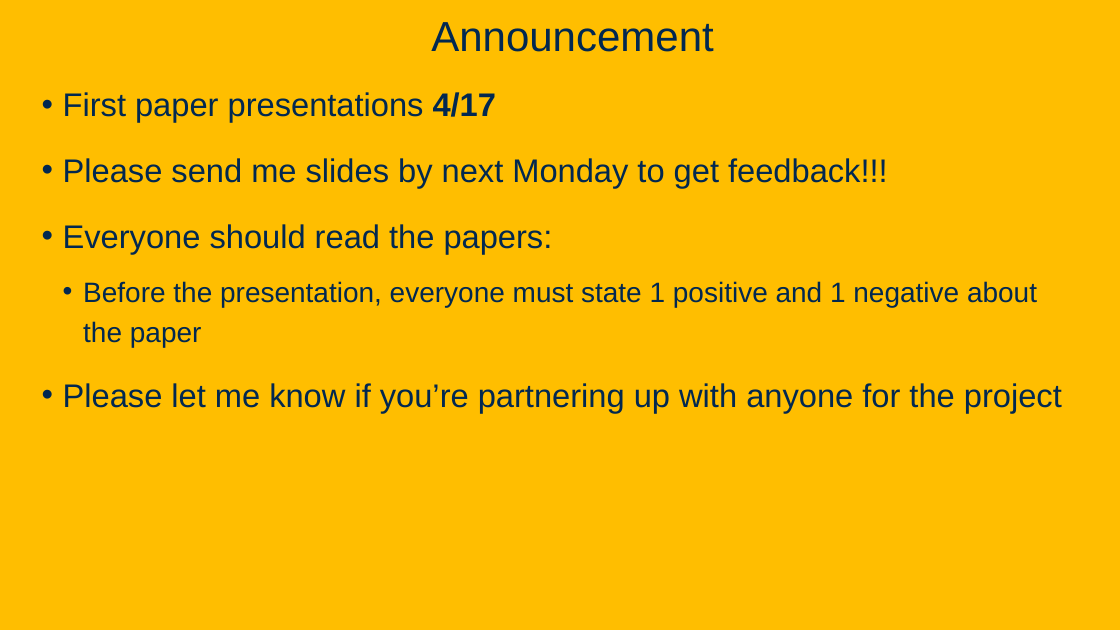
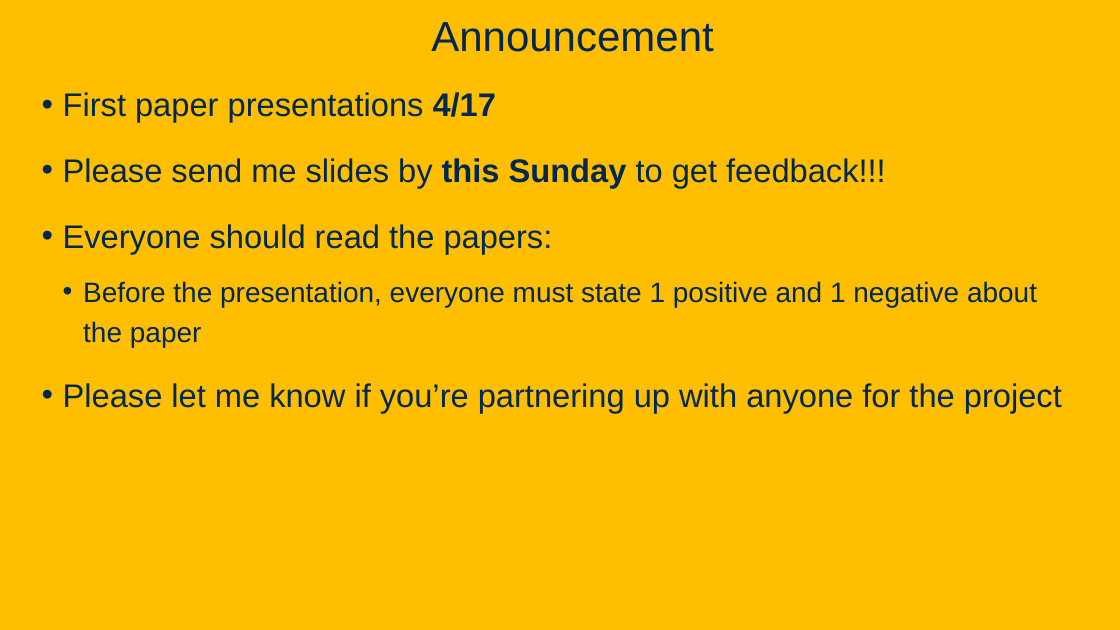
Before and after one commit to davsec-teaching/ECS289C-Spring2025, a slide deck: slide 82 of slides/2_compiler_fundamentals.pptx. Drawn at 1120x630 pixels with LibreOffice and Linux fonts; fonts in the diff are those of the drawing; background and template pictures are left out. Boxes give left, top, right and bottom in pixels: in the first picture for what was removed or moved away, otherwise in the second. Text is boxed around its words. In the diff, an @@ line names an element or a change of style, - is before the commit and + after.

```diff
--- a/slides/2_compiler_fundamentals.pptx
+++ b/slides/2_compiler_fundamentals.pptx
@@ text at [63,158,886,188]: text changed @@
-• Please send me slides by next Monday to get feedback!!!
+• Please send me slides by this Sunday to get feedback!!!
```
Also in this commit, not shown: 6 other slides changed.
